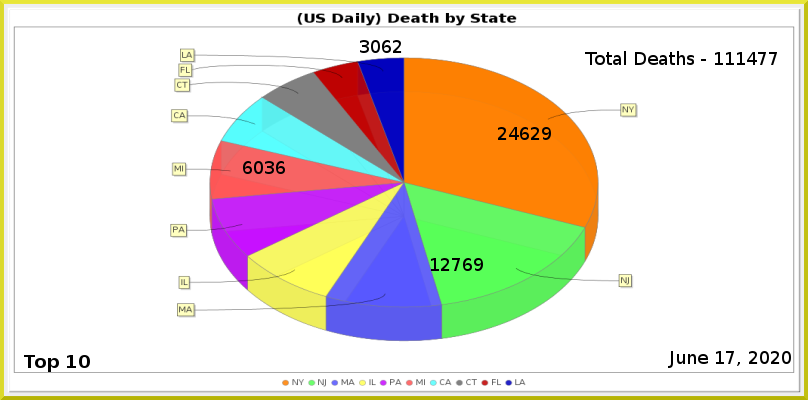
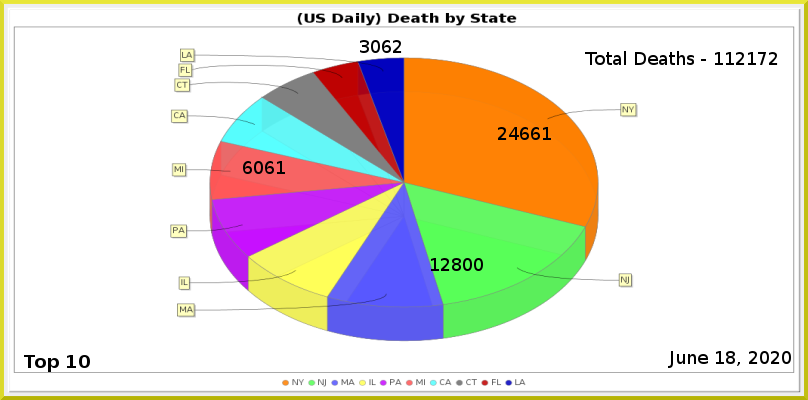
The second 808×400 image is a revision of the first. Changes to its layers:
painted on "MI" over <box>265,161,285,174</box>
painted on "NJ" over <box>452,258,483,271</box>
painted on "NY" over <box>531,127,551,140</box>
renamed "Total Deaths - 111477" to "Total Deaths - 112172", painted on it over <box>736,52,778,65</box>
painted on "Current Date" over <box>726,351,735,364</box>
painted on "Death_by_State.png" over <box>170,54,638,342</box>
